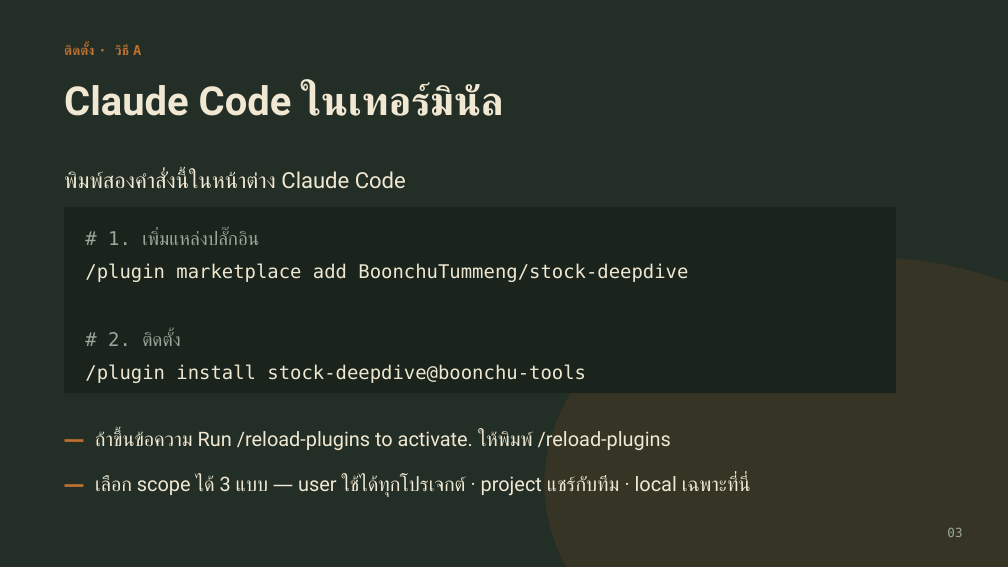
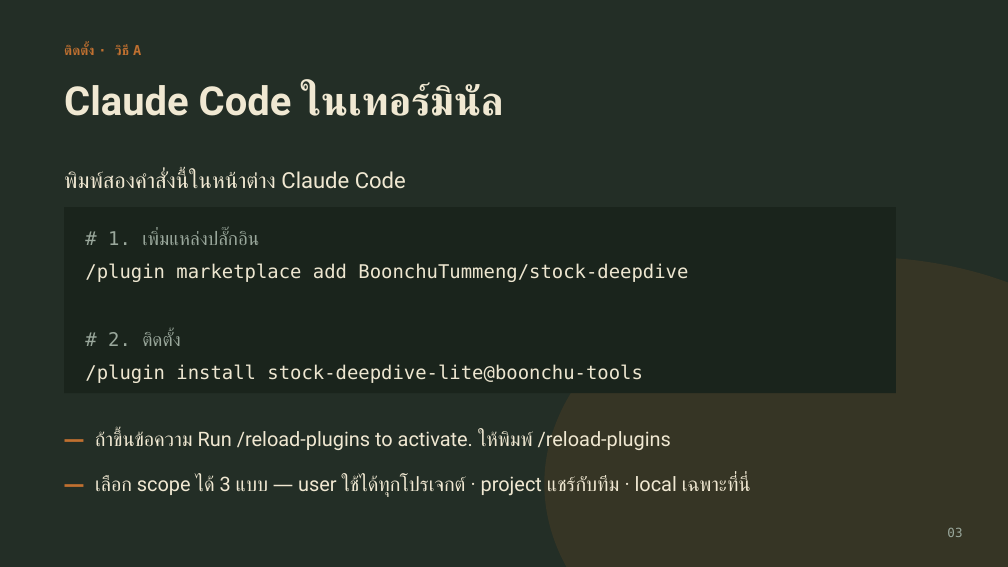
Before and after one commit to BoonchuTummeng/stock-deepdive, a slide deck: slide 4 of docs/stock-deepdive-guide.pptx. Drawn at 1008x567 pixels with LibreOffice and Linux fonts; fonts in the diff are those of the drawing. Boxes give left, top, right and bottom in pixels: in the first picture for what was removed or moved away, otherwise in the second. Text is boxed around its words. In the diff, an @@ line names an element or a change of style, - is before the commit and + after.

Commit message:
เปลี่ยนชื่อปลั๊กอินเป็น stock-deepdive-lite กันชนกับสกิลชื่อเดียวกันที่ผู้ใช้อาจมีอยู่แล้ว

```diff
--- a/docs/stock-deepdive-guide.pptx
+++ b/docs/stock-deepdive-guide.pptx
@@ text at <box>85,364,642,383</box>: text changed @@
-/plugin install stock-deepdive@boonchu-tools
+/plugin install stock-deepdive-lite@boonchu-tools
```
Also in this commit, not shown: 4 other slides changed, 3 other files.
